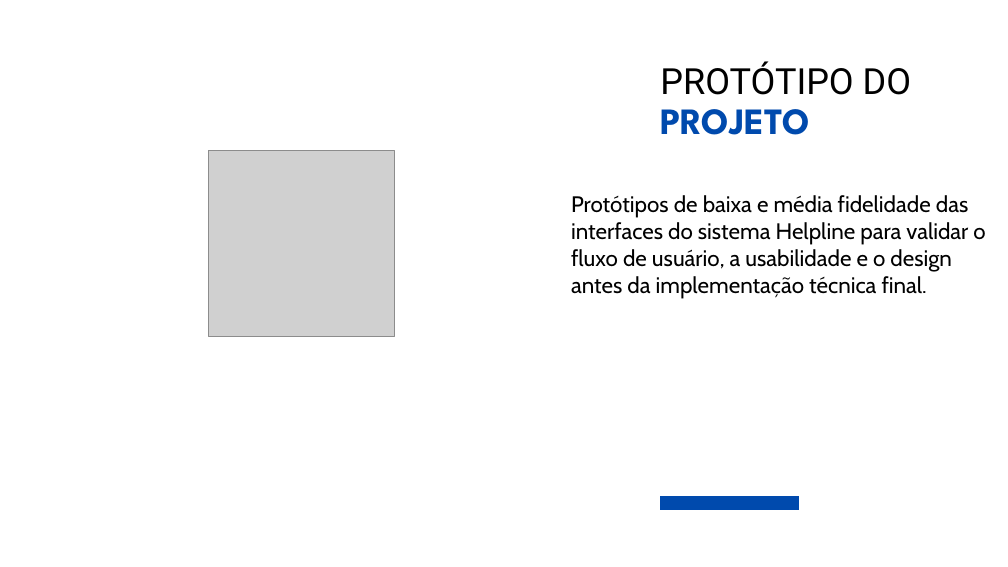
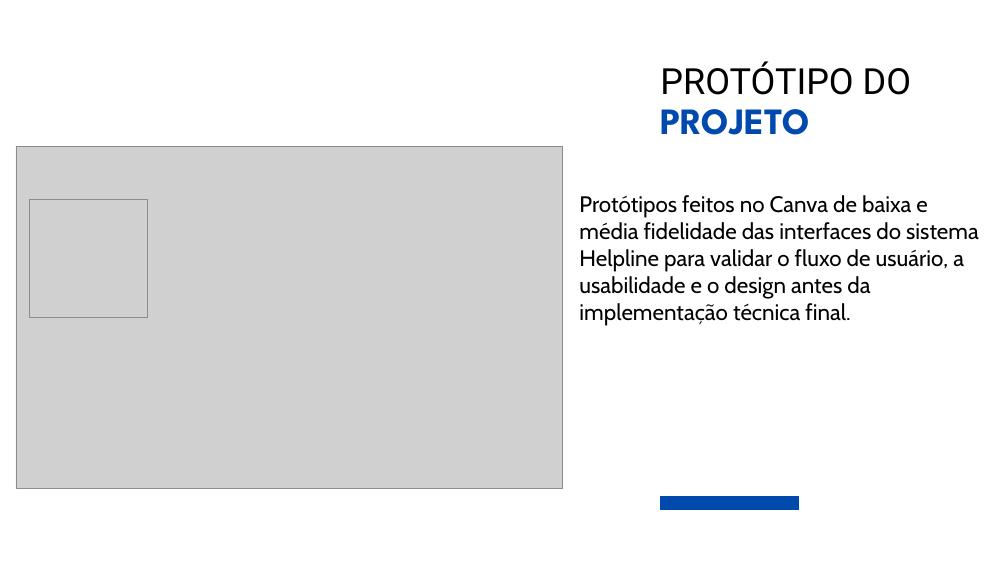
Before and after one commit to tiagomonge/HelpSystem, a slide deck: slide 9 of utils/Modelo de Apresentação.pptx. Drawn at 1008x567 pixels with LibreOffice and Linux fonts; fonts in the diff are those of the drawing; grey boxes stand for pictures; background and template pictures are left out. Boxes give left, top, right and bottom in pixels: in the first picture for what was removed or moved away, otherwise in the second. Text is boxed around its words. In the diff, an @@ line names an element or a change of style, - is before the commit and + after.

```diff
--- a/utils/Modelo de Apresentação.pptx
+++ b/utils/Modelo de Apresentação.pptx
@@ picture added at (x1=16, y1=146, x2=562, y2=489) @@
@@ picture resized from (x1=209, y1=150, x2=394, y2=336) to (x1=29, y1=200, x2=147, y2=317) @@
@@ text at (x1=579, y1=195, x2=979, y2=326): text changed @@
-Protótipos de baixa e média fidelidade das interfaces do sistema Helpline para validar o fluxo de usuário, a usabilidade e o design antes da implementação técnica final.
+Protótipos feitos no Canva de baixa e média fidelidade das interfaces do sistema Helpline para validar o fluxo de usuário, a usabilidade e o design antes da implementação técnica final.
```
Also in this commit, not shown: 1 other file.
